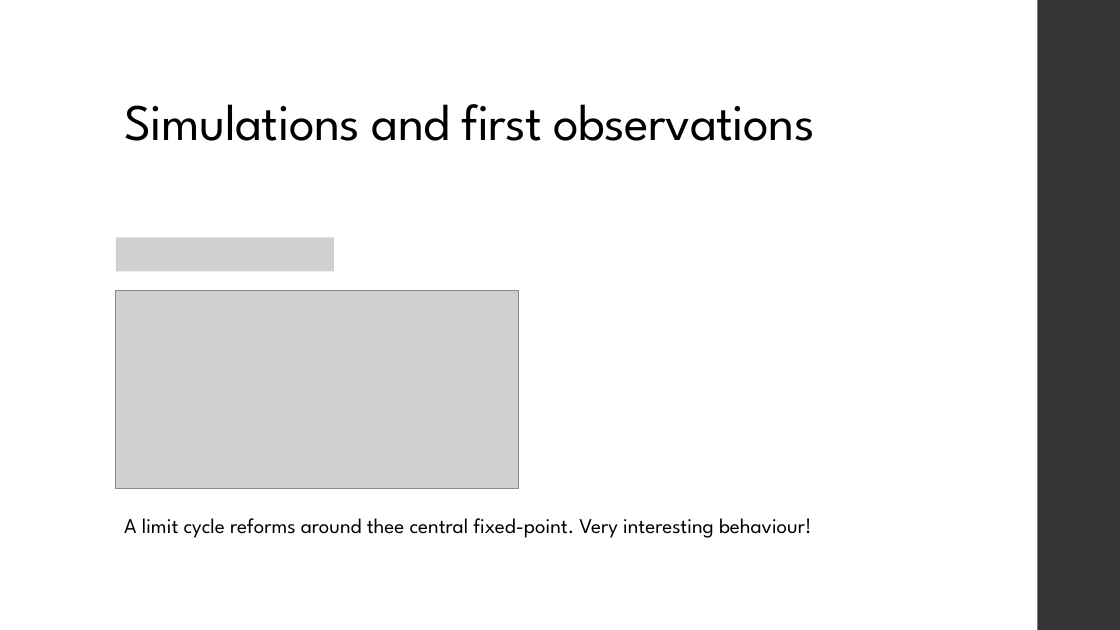
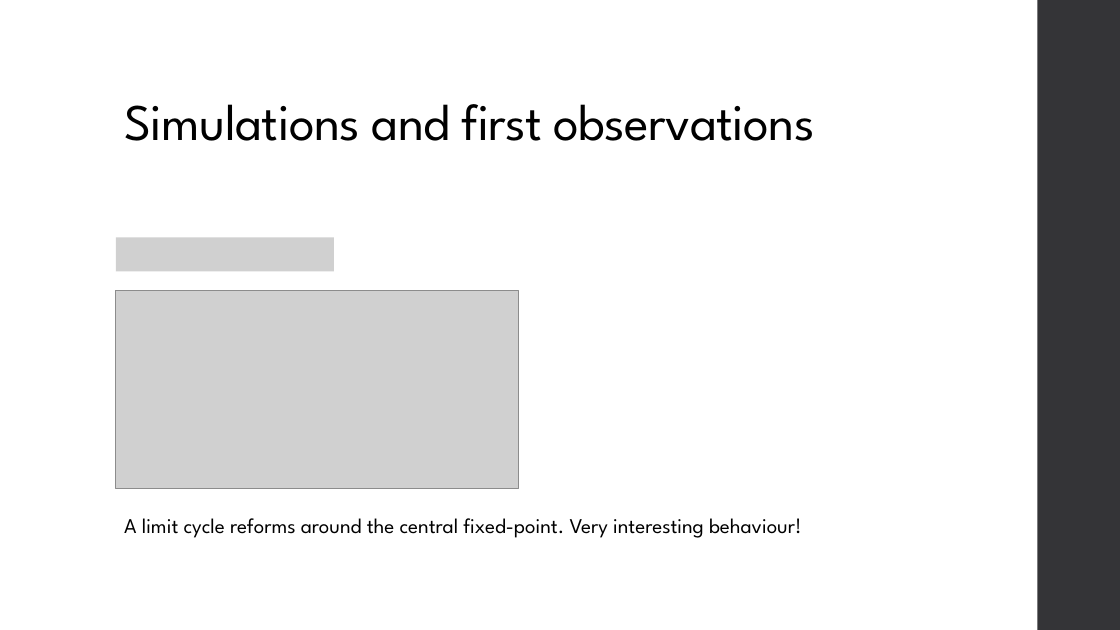
Before and after one commit to JonasEBrown/University, a slide deck: slide 9 of EPSRC Internship/October Presentation.pptx. Drawn at 1120x630 pixels with LibreOffice and Linux fonts; fonts in the diff are those of the drawing; grey boxes stand for pictures. Boxes give left, top, right and bottom in pixels: in the first picture for what was removed or moved away, otherwise in the second. Text is boxed around its words. In the diff, an @@ line names an element or a change of style, - is before the commit and + after.

```diff
--- a/EPSRC Internship/October Presentation.pptx
+++ b/EPSRC Internship/October Presentation.pptx
@@ text at bbox=[124, 518, 802, 538]: text changed @@
-A limit cycle reforms around thee central fixed-point. Very interesting behaviour!
+A limit cycle reforms around the central fixed-point. Very interesting behaviour!
```
Also in this commit, not shown: 7 other slides changed, 14 slides added, 3 slides removed, 16 other files.
